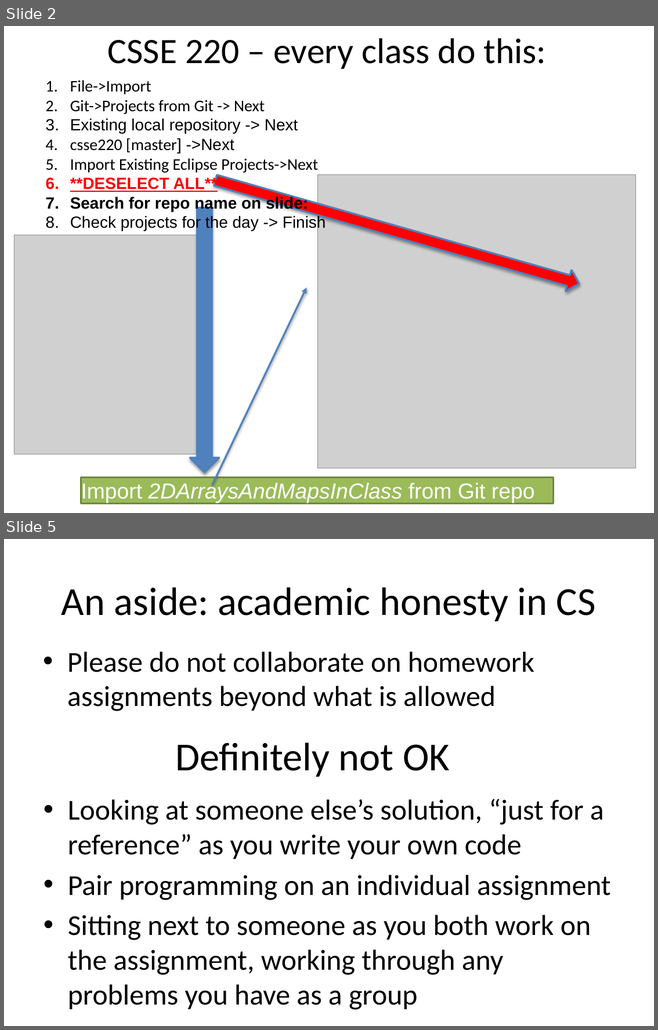
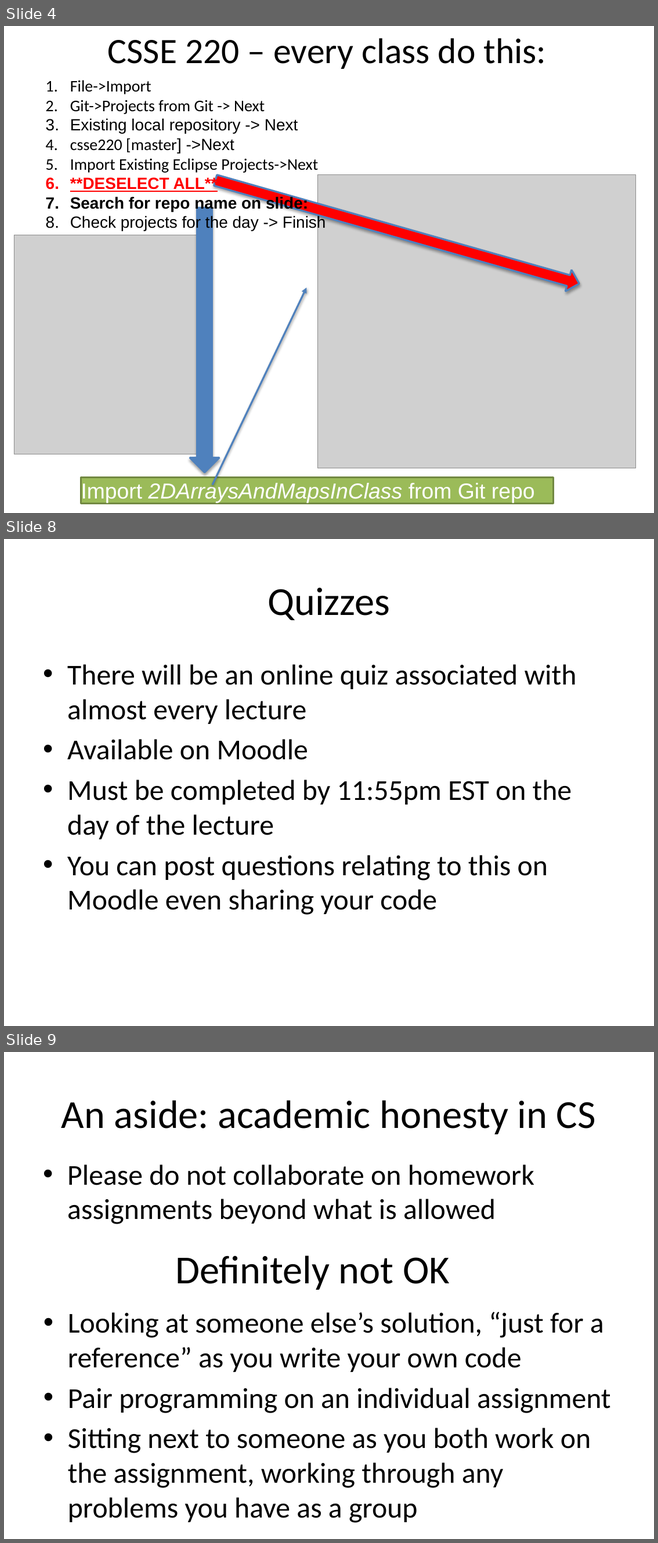
Before and after one commit to RHIT-CSSE/csse220, a slide deck: ClassMaterials/2DArraysAndMaps/Slides/2D Arrays and Maps.pptx. Shown one above the other, each under a label of ours: slides 2 and 5 before the commit, slides 4, 8 and 9 after it; the slides between them are not shown. The pictures are 658x1030 and 658x1543 pixels, drawn with LibreOffice and Linux fonts; fonts in the diff are those of the drawing; grey boxes stand for pictures. Boxes give left, top, right and bottom in pixels: in the first picture for what was removed or moved away, otherwise in the second. Text is boxed around its words. In the diff, an @@ line names an element or a change of style, - is before the commit and + after.

```diff
--- a/ClassMaterials/2DArraysAndMaps/Slides/2D Arrays and Maps.pptx
+++ b/ClassMaterials/2DArraysAndMaps/Slides/2D Arrays and Maps.pptx
@@ slide 8 added at (4, 539, 654, 1026), background #FFFFFF @@
@@ title added at (267, 588, 390, 620), 44 pt, text #000000 @@
+Quizzes
@@ text added at (67, 664, 576, 915), 32 pt, text #000000 @@
+• There will be an online quiz associated with almost every lecture
+• Available on Moodle
+• Must be completed by 11:55pm EST on the day of the lecture
+• You can post questions relating to this on Moodle even sharing your code
@@ what was slide 2 is now slide 4 @@
@@ what was slide 5 is now slide 9 @@
```
Also in this commit, not shown: 6 slides changed, 9 other slides added, 1 slide removed.
